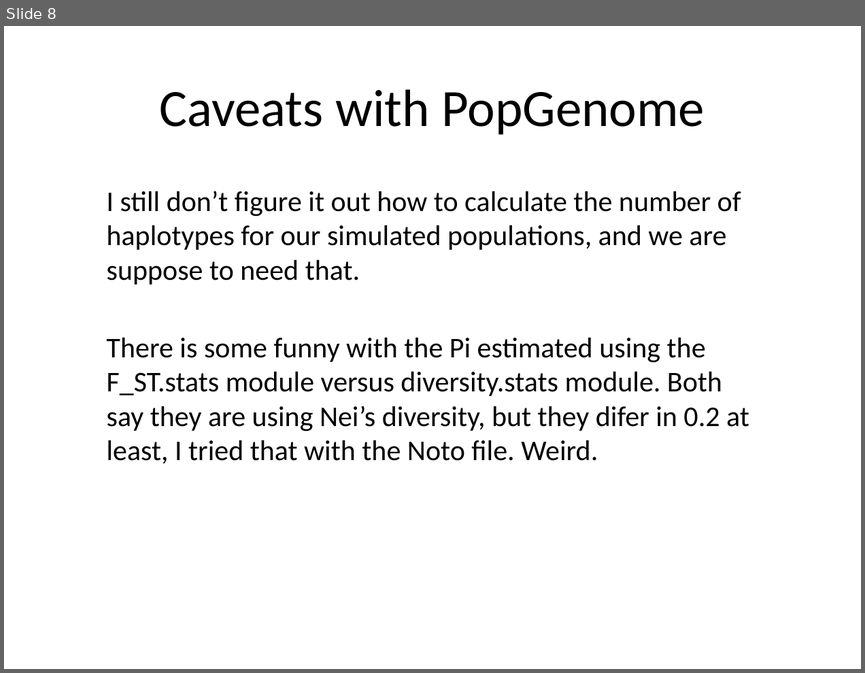
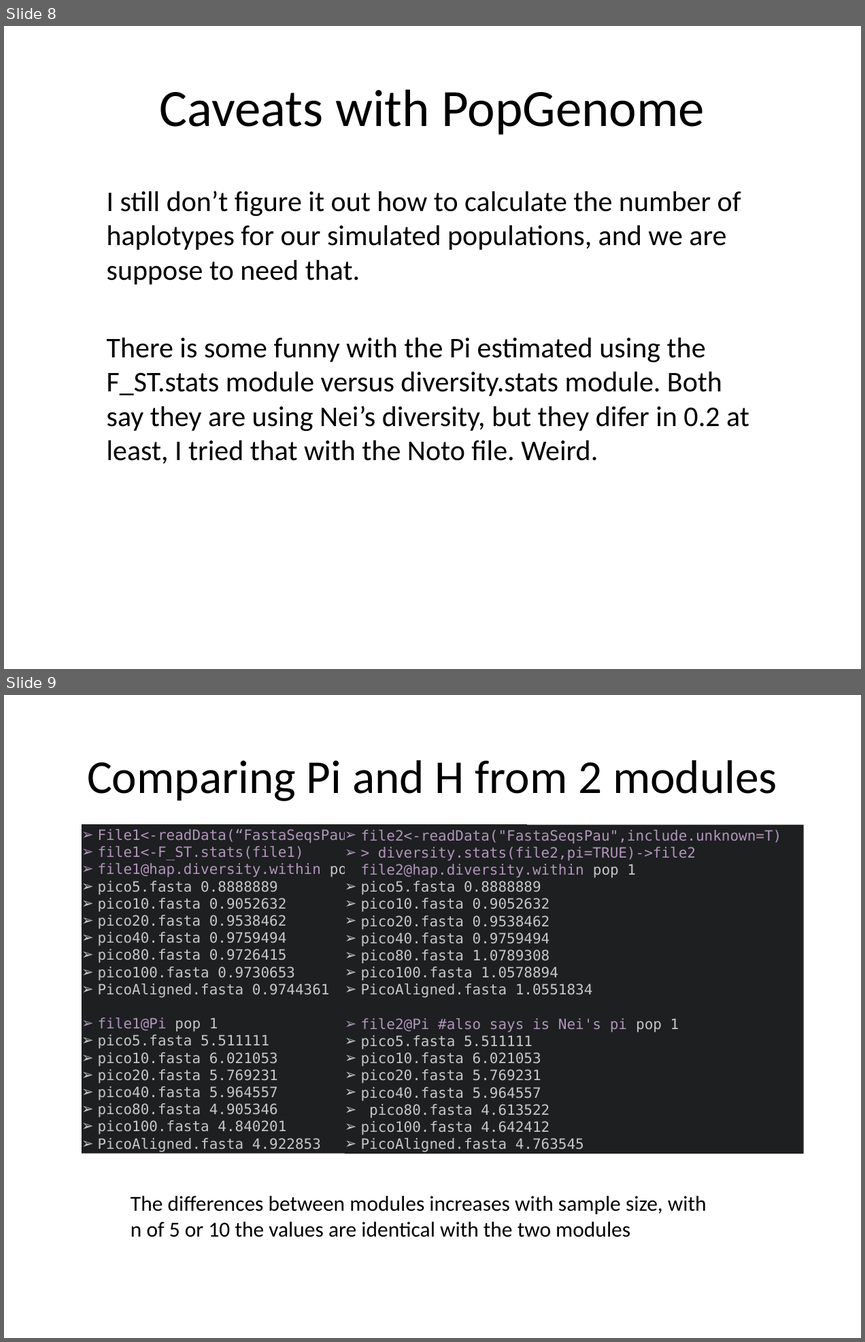
Before and after one commit to WaresLab/QuBar, a slide deck: simulation thoughts.pptx. Shown one above the other, each under a label of ours: slide 8 before the commit, slides 8 and 9 after it. The pictures are 865x673 and 865x1342 pixels, drawn with LibreOffice and Linux fonts; fonts in the diff are those of the drawing. Boxes give left, top, right and bottom in pixels: in the first picture for what was removed or moved away, otherwise in the second. Text is boxed around its words. In the diff, an @@ line names an element or a change of style, - is before the commit and + after.

```diff
--- a/simulation thoughts.pptx
+++ b/simulation thoughts.pptx
@@ slide 9 added at box(4, 695, 861, 1338), background #FFFFFF @@
@@ title added at box(87, 760, 777, 801), 39.6 pt, text #000000 @@
+Comparing Pi and H from 2 modules
@@ rectangle added at box(82, 824, 528, 1153), fill #1D1F21, 12 pt, text #C5C8C6 @@
+➢ File1<-readData(“FastaSeqsPau”,include.unknown=T)
+➢ file1<-F_ST.stats(file1)
+➢ file1@hap.diversity.within pop 1
+➢ pico5.fasta 0.8888889
+➢ pico10.fasta 0.9052632
+➢ pico20.fasta 0.9538462
+➢ pico40.fasta 0.9759494
+➢ pico80.fasta 0.9726415
+➢ pico100.fasta 0.9730653
+➢ PicoAligned.fasta 0.9744361
+➢ file1@Pi pop 1
+➢ pico5.fasta 5.511111
+➢ pico10.fasta 6.021053
+➢ pico20.fasta 5.769231
+➢ pico40.fasta 5.964557
+➢ pico80.fasta 4.905346
+➢ pico100.fasta 4.840201
+➢ PicoAligned.fasta 4.922853
@@ rectangle added at box(345, 824, 804, 1153), fill #1D1F21, 12 pt, text #C5C8C6 @@
+➢ file2<-readData("FastaSeqsPau",include.unknown=T)
+➢ > diversity.stats(file2,pi=TRUE)->file2 file2@hap.diversity.within pop 1
+➢ pico5.fasta 0.8888889
+➢ pico10.fasta 0.9052632
+➢ pico20.fasta 0.9538462
+➢ pico40.fasta 0.9759494
+➢ pico80.fasta 1.0789308
+➢ pico100.fasta 1.0578894
+➢ PicoAligned.fasta 1.0551834
+➢ file2@Pi #also says is Nei's pi pop 1
+➢ pico5.fasta 5.511111
+➢ pico10.fasta 6.021053
+➢ pico20.fasta 5.769231
+➢ pico40.fasta 5.964557
+➢ pico80.fasta 4.613522
+➢ pico100.fasta 4.642412
+➢ PicoAligned.fasta 4.763545
@@ text added at box(130, 1195, 706, 1237), 18 pt, text #000000 @@
+The differences between modules increases with sample size, with n of 5 or 10 the values are identical with the two modules
```
Also in this commit, not shown: 1 slide changed, 5 other files.
